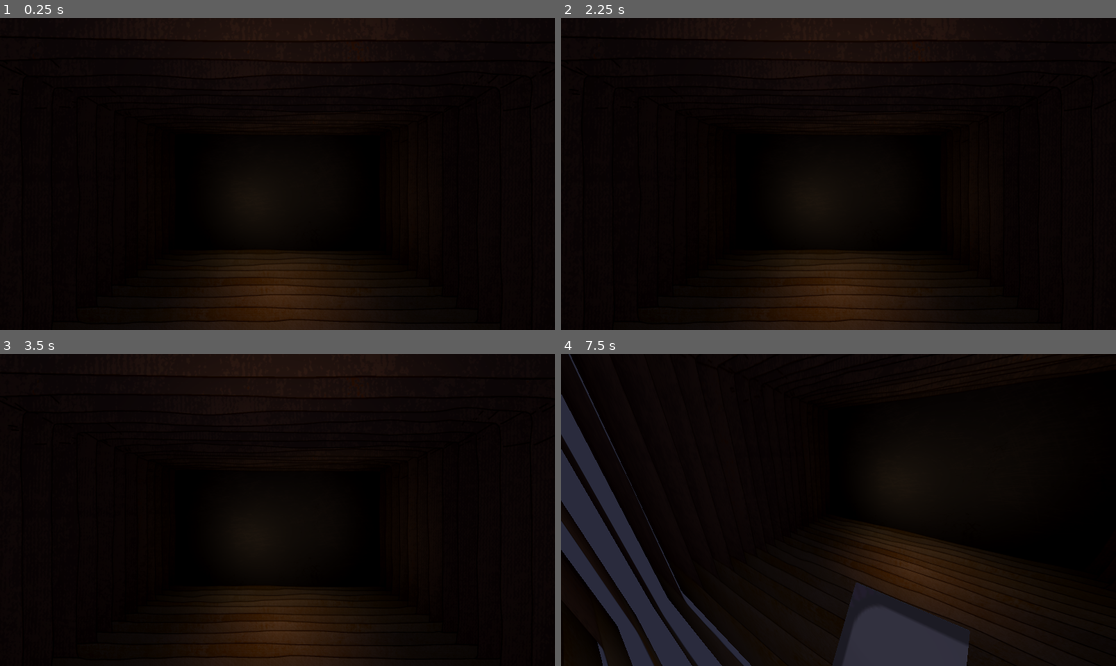
Above: before the commit, frames 1-4 (two rows, left to right).
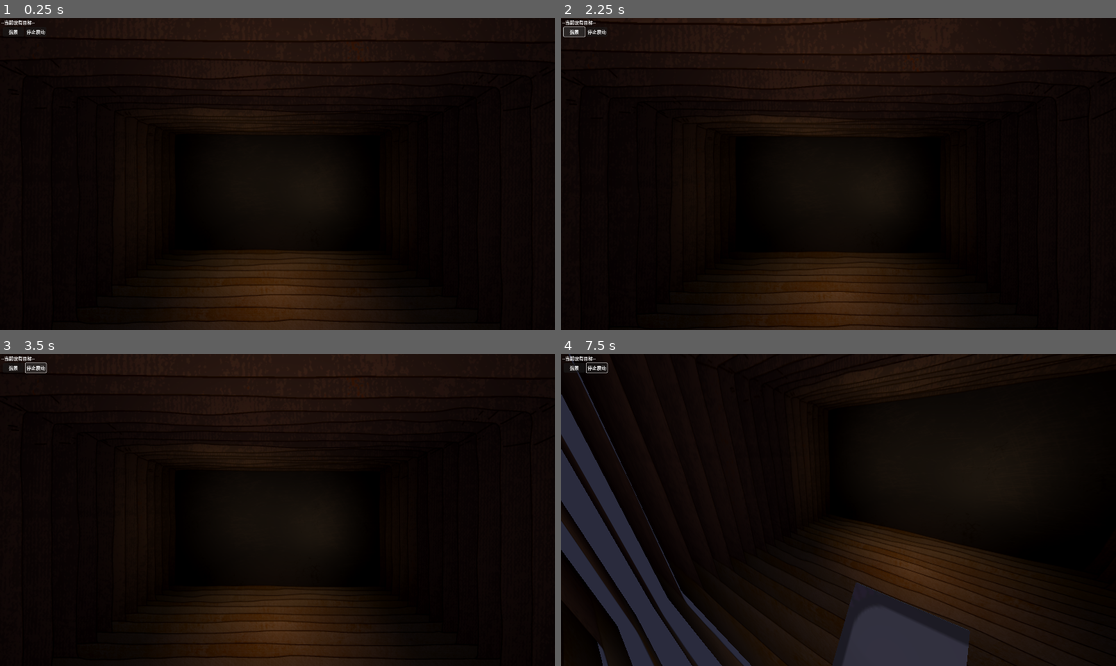
Above: after the commit, the same moments.

Repository: ISAKUTOKI/Project-3
Game: Godot game, scene res://scenes/main_scene.tscn
The game is run twice, just before and just after one commit, with the same random seed, the same clock (stepped at 60 frames per second) and the same inputs. The engine's default icon, where the game draws it, is replaced by a stand-in: a white triangle on a blue panel in a dark square.
Inputs (mouse positions are in pixels of both pictures, inside the frame that each line leads up to):
- Up to frame 1 (0.25 s): no input
- Up to frame 2 (2.25 s): click (572, 30) at 0.5 s, where only the run after the commit has a clickable "强震"; click (594, 30) at 1.25 s, where only the run after the commit has a clickable "停止震动"; click (572, 30) at 2 s, where only the run after the commit has a clickable "强震"
- Up to frame 3 (3.5 s): click (33, 366) at 2.75 s, where only the run after the commit has a clickable "停止震动"
- Up to frame 4 (7.5 s): click (572, 366) at 3.5 s, where only the run after the commit has a clickable "强震"; click (594, 366) at 4.25 s, where only the run after the commit has a clickable "停止震动"; tap Enter at 5, 6.5 s; move the mouse to (960, 494) at 5.02 s; click (960, 494) at 5.1 s; right-click (960, 494) at 5.3 s; tap Space at 5.75, 7.25 s; drag from (727, 525) to (810, 572) at 5.77 s; move the mouse to (894, 441) at 6.52 s; hold Alt (change_camera_rotatable) 6.53-7.25 s; click (894, 441) at 6.67 s; right-click (894, 441) at 6.8 s; drag from (810, 572) to (672, 463) at 7.27 s

The runs differ from the first frame. In frame 1, 0.3% of the frame differs, in the area x 0-48%, y 0-34%; in frame 2, 2.8%, in the area x 0-96%, y 0-100%; in frame 3, 0.4%; in frame 4, 0.5%.

Commit message:
WIP

Diff:
--- a/PlantSomeFlowers/project.godot
+++ b/PlantSomeFlowers/project.godot
@@ -17,7 +17,7 @@
 
 [autoload]
 
-GlobalSignalBus="*res://scripts/global_signal_bus.gd"
+GlobalSignalBus="*res://scripts/game/global_signal_bus.gd"
 GameController="*res://scripts/game/game_controller.gd"
 GameManager="*res://scripts/game/game_manager.gd"
 
--- a/PlantSomeFlowers/scenes/main_scene.tscn
+++ b/PlantSomeFlowers/scenes/main_scene.tscn
@@ -16,6 +16,8 @@
 [ext_resource type="Texture2D" uid="uid://d2n1adjgj64pj" path="res://assets/images/walls/wall_7.png" id="12_8rcxb"]
 [ext_resource type="Texture2D" uid="uid://blj3ogahcb4px" path="res://assets/images/back_ground.png" id="14_fe0gr"]
 [ext_resource type="Texture2D" uid="uid://d3ow475r2wulo" path="res://assets/images/lamp/lamp.png" id="15_xhsrs"]
+[ext_resource type="Script" path="res://scripts/game/test/test_label.gd" id="17_pmdib"]
+[ext_resource type="Script" path="res://scripts/game/test/test_button.gd" id="18_u5rgq"]
 
 [node name="Node3D" type="Node3D"]
 
@@ -24,12 +26,6 @@
 
 [node name="MainCamera" parent="." instance=ExtResource("1_twdig")]
 transform = Transform3D(1, 0, 0, 0, 1, 0, 0, 0, 1, 0, 1.07737, 0)
-
-[node name="GameController" type="Node" parent="."]
-script = ExtResource("3_yc1me")
-
-[node name="GameManager" type="Node" parent="."]
-script = ExtResource("4_71wmt")
 
 [node name="HoldingCard" type="Node" parent="."]
 script = ExtResource("4_mv6o5")
@@ -53,96 +49,112 @@
 shaded = true
 alpha_cut = 2
 texture = ExtResource("6_6ixhy")
+metadata/original_pos = Vector3(0, 0, 2.3)
 
 [node name="Wall2" type="Sprite3D" parent="Wall"]
 transform = Transform3D(0.7, 0, 0, 0, 0.7, 0, 0, 0, 0.7, 0, 0, 1.8)
 shaded = true
 alpha_cut = 2
 texture = ExtResource("7_cvvbe")
+metadata/original_pos = Vector3(0, 0, 1.8)
 
 [node name="Wall3" type="Sprite3D" parent="Wall"]
 transform = Transform3D(0.7, 0, 0, 0, 0.7, 0, 0, 0, 0.7, 0, 0, 1.3)
 shaded = true
 alpha_cut = 2
 texture = ExtResource("8_5b4n3")
+metadata/original_pos = Vector3(0, 0, 1.3)
 
 [node name="Wall4" type="Sprite3D" parent="Wall"]
 transform = Transform3D(0.7, 0, 0, 0, 0.7, 0, 0, 0, 0.7, 0, 0, 0.8)
 shaded = true
 alpha_cut = 2
 texture = ExtResource("9_3747k")
+metadata/original_pos = Vector3(0, 0, 0.8)
 
 [node name="Wall5" type="Sprite3D" parent="Wall"]
 transform = Transform3D(0.7, 0, 0, 0, 0.7, 0, 0, 0, 0.7, 0, 0, 0.3)
 shaded = true
 alpha_cut = 2
 texture = ExtResource("10_ki6dw")
+metadata/original_pos = Vector3(0, 0, 0.3)
 
 [node name="Wall6" type="Sprite3D" parent="Wall"]
 transform = Transform3D(0.7, 0, 0, 0, 0.7, 0, 0, 0, 0.7, 0, 0, -0.2)
 shaded = true
 alpha_cut = 2
 texture = ExtResource("11_261dj")
+metadata/original_pos = Vector3(0, 0, -0.2)
 
 [node name="Wall7" type="Sprite3D" parent="Wall"]
 transform = Transform3D(0.7, 0, 0, 0, 0.7, 0, 0, 0, 0.7, 0, 0, -0.7)
 shaded = true
 alpha_cut = 2
 texture = ExtResource("12_8rcxb")
+metadata/original_pos = Vector3(0, 0, -0.7)
 
 [node name="Wall8" type="Sprite3D" parent="Wall"]
 transform = Transform3D(0.7, 0, 0, 0, 0.7, 0, 0, 0, 0.7, 0, 0, -1.2)
 shaded = true
 alpha_cut = 2
 texture = ExtResource("8_5b4n3")
+metadata/original_pos = Vector3(0, 0, -1.2)
 
 [node name="Wall9" type="Sprite3D" parent="Wall"]
 transform = Transform3D(0.7, 0, 0, 0, 0.7, 0, 0, 0, 0.7, 0, 0, -1.7)
 shaded = true
 alpha_cut = 2
 texture = ExtResource("6_6ixhy")
+metadata/original_pos = Vector3(0, 0, -1.7)
 
 [node name="Wall10" type="Sprite3D" parent="Wall"]
 transform = Transform3D(0.7, 0, 0, 0, 0.7, 0, 0, 0, 0.7, 0, 0, -2.2)
 shaded = true
 alpha_cut = 2
 texture = ExtResource("7_cvvbe")
+metadata/original_pos = Vector3(0, 0, -2.2)
 
 [node name="Wall11" type="Sprite3D" parent="Wall"]
 transform = Transform3D(0.7, 0, 0, 0, 0.7, 0, 0, 0, 0.7, 0, 0, -2.7)
 shaded = true
 alpha_cut = 2
 texture = ExtResource("8_5b4n3")
+metadata/original_pos = Vector3(0, 0, -2.7)
 
 [node name="Wall12" type="Sprite3D" parent="Wall"]
 transform = Transform3D(0.7, 0, 0, 0, 0.7, 0, 0, 0, 0.7, 0, 0, -3.2)
 shaded = true
 alpha_cut = 2
 texture = ExtResource("9_3747k")
+metadata/original_pos = Vector3(0, 0, -3.2)
 
 [node name="Wall13" type="Sprite3D" parent="Wall"]
 transform = Transform3D(0.7, 0, 0, 0, 0.7, 0, 0, 0, 0.7, 0, 0, -3.7)
 shaded = true
 alpha_cut = 2
 texture = ExtResource("10_ki6dw")
+metadata/original_pos = Vector3(0, 0, -3.7)
 
 [node name="Wall14" type="Sprite3D" parent="Wall"]
 transform = Transform3D(0.7, 0, 0, 0, 0.7, 0, 0, 0, 0.7, 0, 0, -4.2)
 shaded = true
 alpha_cut = 2
 texture = ExtResource("11_261dj")
+metadata/original_pos = Vector3(0, 0, -4.2)
 
 [node name="Wall15" type="Sprite3D" parent="Wall"]
 transform = Transform3D(0.7, 0, 0, 0, 0.7, 0, 0, 0, 0.7, 0, 0, -4.7)
 shaded = true
 alpha_cut = 2
 texture = ExtResource("12_8rcxb")
+metadata/original_pos = Vector3(0, 0, -4.7)
 
 [node name="Wall16" type="Sprite3D" parent="Wall"]
 transform = Transform3D(0.7, 0, 0, 0, 0.7, 0, 0, 0, 0.7, 0, 0, -5.2)
 shaded = true
 alpha_cut = 2
 texture = ExtResource("8_5b4n3")
+metadata/original_pos = Vector3(0, 0, -5.2)
 
 [node name="Wall17" type="Sprite3D" parent="Wall"]
 transform = Transform3D(0.7, 0, 0, 0, 0.7, 0, 0, 0, 0.7, 0, 0, -5.7)
@@ -150,54 +162,63 @@
 shaded = true
 alpha_cut = 2
 texture = ExtResource("6_6ixhy")
+metadata/original_pos = Vector3(0, 0, -5.7)
 
 [node name="Wall18" type="Sprite3D" parent="Wall"]
 transform = Transform3D(0.7, 0, 0, 0, 0.7, 0, 0, 0, 0.7, 0, 0, -6.2)
 shaded = true
 alpha_cut = 2
 texture = ExtResource("7_cvvbe")
+metadata/original_pos = Vector3(0, 0, -6.2)
 
 [node name="Wall19" type="Sprite3D" parent="Wall"]
 transform = Transform3D(0.7, 0, 0, 0, 0.7, 0, 0, 0, 0.7, 0, 0, -6.7)
 shaded = true
 alpha_cut = 2
 texture = ExtResource("8_5b4n3")
+metadata/original_pos = Vector3(0, 0, -6.7)
 
 [node name="Wall20" type="Sprite3D" parent="Wall"]
 transform = Transform3D(0.7, 0, 0, 0, 0.7, 0, 0, 0, 0.7, 0, 0, -7.2)
 shaded = true
 alpha_cut = 2
 texture = ExtResource("9_3747k")
+metadata/original_pos = Vector3(0, 0, -7.2)
 
 [node name="Wall21" type="Sprite3D" parent="Wall"]
 transform = Transform3D(0.7, 0, 0, 0, 0.7, 0, 0, 0, 0.7, 0, 0, -7.7)
 shaded = true
 alpha_cut = 2
 texture = ExtResource("10_ki6dw")
+metadata/original_pos = Vector3(0, 0, -7.7)
 
 [node name="Wall22" type="Sprite3D" parent="Wall"]
 transform = Transform3D(0.7, 0, 0, 0, 0.7, 0, 0, 0, 0.7, 0, 0, -8.2)
 shaded = true
 alpha_cut = 2
 texture = ExtResource("11_261dj")
+metadata/original_pos = Vector3(0, 0, -8.2)
 
 [node name="Wall23" type="Sprite3D" parent="Wall"]
 transform = Transform3D(0.7, 0, 0, 0, 0.7, 0, 0, 0, 0.7, 0, 0, -8.7)
 shaded = true
 alpha_cut = 2
 texture = ExtResource("12_8rcxb")
+metadata/original_pos = Vector3(0, 0, -8.7)
 
 [node name="Wall24" type="Sprite3D" parent="Wall"]
 transform = Transform3D(0.7, 0, 0, 0, 0.7, 0, 0, 0, 0.7, 0, 0, -9.2)
 shaded = true
 alpha_cut = 2
 texture = ExtResource("8_5b4n3")
+metadata/original_pos = Vector3(0, 0, -9.2)
 
 [node name="BackGround" type="Sprite3D" parent="Wall"]
 transform = Transform3D(0.7, 0, 0, 0, 0.7, 0, 0, 0, 0.7, 0, 0, -9.7)
 shaded = true
 alpha_cut = 2
 texture = ExtResource("14_fe0gr")
+metadata/original_pos = Vector3(0, 0, -9.7)
 
 [node name="Light" type="Node" parent="."]
 
@@ -207,7 +228,7 @@
 light_energy = 9.937
 light_volumetric_fog_energy = 0.0
 light_specular = 0.0
-omni_range = 6.0
+omni_range = 10.0
 omni_attenuation = 1.5
 omni_shadow_mode = 0
 
@@ -217,25 +238,25 @@
 light_energy = 16.0
 light_volumetric_fog_energy = 0.0
 light_specular = 0.0
-spot_range = 7.847
+spot_range = 13.952
 spot_angle_attenuation = 1.8025
 
 [node name="BackGroundOmniLight1" type="OmniLight3D" parent="Light"]
-transform = Transform3D(1, 0, 0, 0, 1, 0, 0, 0, 1, -1.60744, -0.774659, -6.87263)
+transform = Transform3D(1, 0, 0, 0, 1, 0, 0, 0, 1, -2.06918, 0.410927, -5.62188)
 light_color = Color(0.895661, 0.840852, 0.69395, 1)
 light_energy = 16.0
 light_volumetric_fog_energy = 0.0
-omni_range = 4096.0
-omni_attenuation = 2.901
+omni_range = 10.0
+omni_attenuation = 2.341
 omni_shadow_mode = 0
 
 [node name="BackGroundOmniLight2" type="OmniLight3D" parent="Light"]
-transform = Transform3D(1, 0, 0, 0, 1, 0, 0, 0, 1, 2.46203, -0.16016, -5.83546)
+transform = Transform3D(1, 0, 0, 0, 1, 0, 0, 0, 1, 2.46203, -0.16016, -6.97298)
 light_color = Color(0.895661, 0.840852, 0.69395, 1)
 light_energy = 16.0
 light_volumetric_fog_energy = 0.0
-omni_range = 4096.0
-omni_attenuation = 3.0
+omni_range = 15.0
+omni_attenuation = 2.77
 omni_shadow_mode = 0
 
 [node name="Decoration" type="Node" parent="."]
@@ -244,3 +265,39 @@
 
 [node name="Sprite3D" type="Sprite3D" parent="Decoration/Lamp"]
 texture = ExtResource("15_xhsrs")
+
+[node name="Test" type="Node" parent="."]
+
+[node name="Label" type="Label" parent="Test" node_paths=PackedStringArray("camera")]
+offset_left = 4.0
+offset_top = 3.0
+offset_right = 86.0
+offset_bottom = 29.0
+text = "test"
+script = ExtResource("17_pmdib")
+camera = NodePath("../../MainCamera")
+
+[node name="StartButton" type="Button" parent="Test"]
+offset_left = 10.0
+offset_top = 32.0
+offset_right = 83.0
+offset_bottom = 61.0
+text = "test"
+script = ExtResource("18_u5rgq")
+shake_strength = 2
+
+[node name="StopButton" type="Button" parent="Test/StartButton"]
+layout_mode = 0
+offset_left = 78.0
+offset_right = 150.0
+offset_bottom = 31.0
+text = "test"
+
+[node name="GameController" type="Node" parent="."]
+script = ExtResource("3_yc1me")
+
+[node name="GameManager" type="Node" parent="."]
+script = ExtResource("4_71wmt")
+
+[connection signal="pressed" from="Test/StartButton" to="Test/StartButton" method="_on_pressed"]
+[connection signal="pressed" from="Test/StartButton/StopButton" to="Test/StartButton" method="_on_stop_button_pressed"]
--- a/PlantSomeFlowers/scripts/camera/main_camera.gd
+++ b/PlantSomeFlowers/scripts/camera/main_camera.gd
@@ -26,6 +26,7 @@
 	self.fov = camera_fov
 	self.far = camera_far
 	raycast.enabled = true
+	add_to_group("Camera")
 
 
 func _input(event):
--- a/PlantSomeFlowers/scripts/card/card.gd
+++ b/PlantSomeFlowers/scripts/card/card.gd
@@ -48,7 +48,7 @@
 
 
 func card_is_dragged():
-	print(str(self.name), "被捡起了")
+	#print(str(self.name), "被捡起了")
 	hide_outline()
 	collider.disabled = true
 	is_dragging = true
@@ -56,7 +56,7 @@
 
 
 func card_is_dropped():
-	print(str(self.name), "被放下了")
+	#print(str(self.name), "被放下了")
 	var tween = create_tween().set_parallel(true)
 	tween.tween_property(self, "position", original_pos, 0.1)
 	tween.tween_property(self, "rotation", original_rot, 0.1)
@@ -75,5 +75,4 @@
 	GlobalSignalBus.card_used.emit(self.card_type)
 #endregion
 
-# TODO 处理抓取后移动的逻辑
 # TODO 处理粒子发射的效果
--- a/PlantSomeFlowers/scripts/game/game_controller.gd
+++ b/PlantSomeFlowers/scripts/game/game_controller.gd
@@ -2,3 +2,11 @@
 
 ## 这里是：游戏控制器
 ## 负责管理游戏的总处理以及数据的更新
+
+
+func shake(strength: GameManager.ShakeType):
+	print("进行了一次震动，震幅为： " + GameManager.SHAKE_NAME[strength])
+	GlobalSignalBus.start_shake.emit(strength)
+
+func stop_shake():
+	GlobalSignalBus.stop_shake.emit()
--- a/PlantSomeFlowers/scripts/game/game_manager.gd
+++ b/PlantSomeFlowers/scripts/game/game_manager.gd
@@ -3,6 +3,17 @@
 ## 这里是：游戏管理器
 ## 负责记录游戏的数据
 
-const CARD_SIZE: Vector3 = Vector3(0.5, 0.85, 0.01) # 宽、高、厚
+const CARD_SIZE: Vector3 = Vector3(0.5, 0.85, 0.01)  # 宽、高、厚
+var current_holding_card := []
 
-var current_holding_card := []
+enum ShakeType { small_shake, middle_shake, strong_shake }
+const SHAKE_STRENGTH := {
+	ShakeType.small_shake: 0.2,
+	ShakeType.middle_shake: 0.4,
+	ShakeType.strong_shake: 0.6
+	}
+const SHAKE_NAME := {
+	ShakeType.small_shake: "轻微震",
+	ShakeType.middle_shake: "中等震",
+	ShakeType.strong_shake: "强震"
+}
--- /dev/null
+++ b/PlantSomeFlowers/scripts/game/global_signal_bus.gd
@@ -0,0 +1,11 @@
+extends Node
+
+@warning_ignore("unused_signal")
+signal card_used(card)
+@warning_ignore("unused_signal")
+signal card_drew(card)
+
+@warning_ignore("unused_signal")
+signal start_shake(shake_type: GameManager.ShakeType)
+@warning_ignore("unused_signal")
+signal stop_shake
--- a/PlantSomeFlowers/scripts/game/holding_card.gd
+++ b/PlantSomeFlowers/scripts/game/holding_card.gd
@@ -6,10 +6,12 @@
 	for i in holding_card:
 		i.original_pos = i.position
 		i.original_rot = i.rotation
-	print(holding_card)
+		hloding_card_name.push_back(i.name)
+	print(hloding_card_name)
 
 
 var holding_card := []
+var hloding_card_name := []
 
 @export var offset: Vector3 = Vector3(0.4, 0, 0.8)  # x, y, z
 @export var initial_pos: Vector3 = Vector3(0, 0.07, -0.35)  # x, y, z
@@ -37,5 +39,3 @@
 
 func use_card(used_card):
 	GameManager.current_holding_card.erase(used_card)
-
-# TODO 处理排序的逻辑
--- /dev/null
+++ b/PlantSomeFlowers/scripts/game/test/test_button.gd
@@ -0,0 +1,24 @@
+extends Button
+
+@export var use_this_test: bool = true
+@export var shake_strength: GameManager.ShakeType = GameManager.ShakeType.small_shake
+
+@onready var button2: Button = $StopButton
+
+
+func _ready() -> void:
+	text = str(GameManager.SHAKE_NAME[shake_strength])
+	if button2:
+		button2.text = "停止震动"
+
+
+func _on_pressed() -> void:
+	#print("按下了： " + self.name)
+	if not use_this_test:
+		push_warning("未启用此测试功能： " + self.name)
+		return
+	GameController.shake(shake_strength)
+
+
+func _on_stop_button_pressed() -> void:
+	GameController.stop_shake()
--- /dev/null
+++ b/PlantSomeFlowers/scripts/game/test/test_label.gd
@@ -0,0 +1,35 @@
+extends Label
+
+@export var use_this_test: bool = true
+@export var camera: Camera3D
+var card_pos: Vector3
+var card_rot: Vector3
+
+
+func _process(_delta: float) -> void:
+	if not use_this_test:
+		_waring()
+		return
+	if camera == null:
+		camera = get_node("MainCamera")
+		if camera == null:
+			camera = $"../../MainCamera"
+			if camera == null:
+				push_warning("当前场景树中没有主相机，请手动拖拽赋值")
+	if camera.current_target == null:
+		text = "--当前没有目标--"
+		return
+	card_pos = camera.current_target.position
+	card_rot = camera.current_target.rotation
+	self.text = camera.current_target.name + " 位置： " + str(card_pos)
+	self.text += camera.current_target.name + " 旋转： " + str(card_rot)
+
+
+var has_warned: bool = false
+
+
+func _waring():
+	if has_warned:
+		return
+	push_warning("未启用此测试功能： " + self.name)
+	has_warned = true
--- a/PlantSomeFlowers/scripts/game/test_label.gd
+++ /dev/null
@@ -1,14 +0,0 @@
-extends Label
-
-@export var camera: Camera3D
-
-var card_pos: Vector3
-var card_rot: Vector3
-
-
-func _process(delta: float) -> void:
-	if camera.current_target==null:return
-	card_pos = camera.current_target.position
-	card_rot = camera.current_target.rotation
-	self.text = "位置： " + str(card_pos)
-	self.text += "旋转： " + str(card_rot)
--- a/PlantSomeFlowers/scripts/game/wall.gd
+++ b/PlantSomeFlowers/scripts/game/wall.gd
@@ -5,27 +5,88 @@
 @export var wall_initial_pos: Vector3 = Vector3(0, 0, 2.3)  # x, y, z
 @export var wall_offset: Vector3 = Vector3(0, 0, -0.5)  # x, y, z
 @export var wall_scale: Vector3 = Vector3(0.7, 0.7, 0.7)  # x, y, z
-var wall: Sprite3D
 
 
 func _ready() -> void:
+	_get_wall_list()
 	if Engine.is_editor_hint():
 		_initialize()
 		_rank_wall()
+		return
+	GlobalSignalBus.start_shake.connect(_on_start_shake)
+	GlobalSignalBus.stop_shake.connect(_on_stop_shake)
+
+
+func _process(delta: float) -> void:
+	if Engine.is_editor_hint():
+		return
+	if is_shaking:
+		_shaking(delta)
 
 
 func _initialize():
-	wall_list = get_children()
-	for i: Sprite3D in wall_list:
-		i.scale = wall_scale
-		i.billboard = BaseMaterial3D.BILLBOARD_DISABLED
-		i.alpha_cut = SpriteBase3D.ALPHA_CUT_OPAQUE_PREPASS
-		i.shaded = true
-		#i.material_override = preload("res://sources/wall_material.tres")
+	for wall in wall_list:
+		wall.scale = wall_scale
+		wall.billboard = BaseMaterial3D.BILLBOARD_DISABLED
+		wall.alpha_cut = SpriteBase3D.ALPHA_CUT_OPAQUE_PREPASS
+		wall.shaded = true
+		wall.set_meta("original_pos", wall.position)
 
 
 func _rank_wall():
 	var count: int = 0
-	for i: Sprite3D in wall_list:
-		i.position = wall_initial_pos + count * wall_offset
+	for wall in wall_list:
+		wall.position = wall_initial_pos + count * wall_offset
 		count += 1
+
+
+func _get_wall_list():
+	wall_list = get_children()
+
+
+#region 墙的震动相关逻辑
+class WallShakeParams:
+	var phase: float = 0
+	var speed: float = randf_range(15.0, 25.0)
+	var x_mult: float = randf_range(0.8, 1.2)
+	var y_mult: float = randf_range(0.8, 1.2)
+
+
+var wall_shake_params := {}
+var is_shaking: bool = false
+var shake_strength: float = 0
+
+
+func _on_start_shake(strength: GameManager.ShakeType):
+	shake_strength = GameManager.SHAKE_STRENGTH[strength]
+	is_shaking = true
+	print("开始震动： ", self.name)
+	# 初始化每个墙体的震动参数
+	wall_shake_params.clear()
+	for wall in wall_list:
+		wall_shake_params[wall.get_instance_id()] = WallShakeParams.new()
+
+
+func _shaking(delta: float):
+	if shake_strength <= 0:
+		return
+
+	for wall in wall_list:
+		if wall.has_meta("original_pos") and wall_shake_params.has(wall.get_instance_id()):
+			var params = wall_shake_params[wall.get_instance_id()]
+			params.phase += delta * params.speed
+
+			# 计算独立震动偏移量
+			var shake_offset = Vector3(sin(params.phase * 1.2) * 0.2 * params.x_mult * shake_strength, cos(params.phase * 0.8) * 0.4 * params.y_mult * shake_strength, 0)  # Z轴保持不变
+			wall.position = wall.get_meta("original_pos") + shake_offset
+
+
+func _on_stop_shake():
+	print("停止震动： ", self.name)
+	var tween = create_tween().set_parallel(true)
+	for wall in wall_list:
+		if wall.has_meta("original_pos"):
+			tween.tween_property(wall, "position", wall.get_meta("original_pos"), 0.2)
+	is_shaking = false
+	wall_shake_params.clear()
+#endregion
--- a/PlantSomeFlowers/scripts/global_signal_bus.gd
+++ /dev/null
@@ -1,6 +0,0 @@
-extends Node
-
-@warning_ignore("unused_signal")
-signal card_used(card)
-@warning_ignore("unused_signal")
-signal card_drew(card)
Not shown: 1 places in PlantSomeFlowers/scenes/main_scene.tscn that only renumber resources
